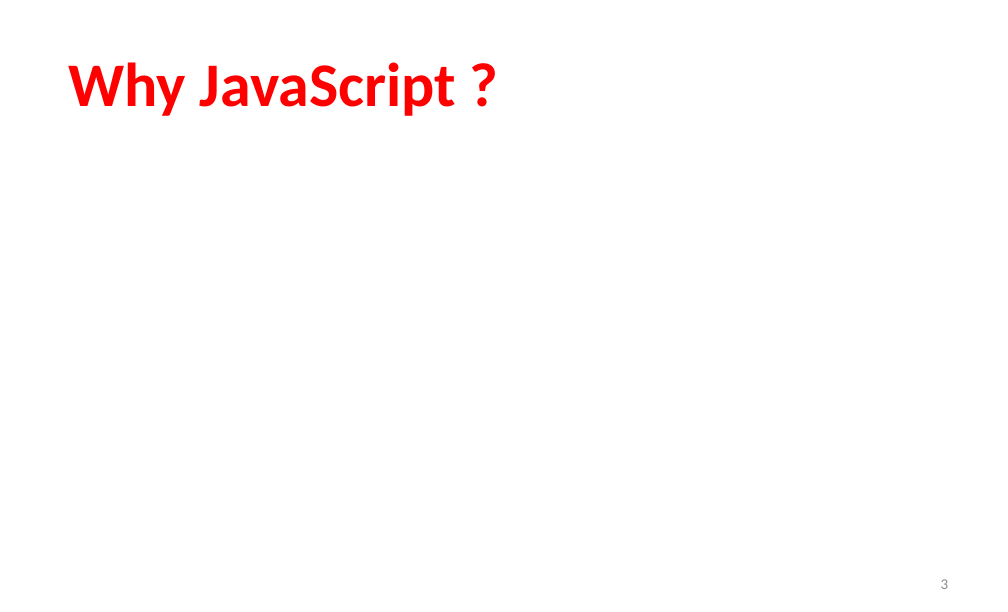
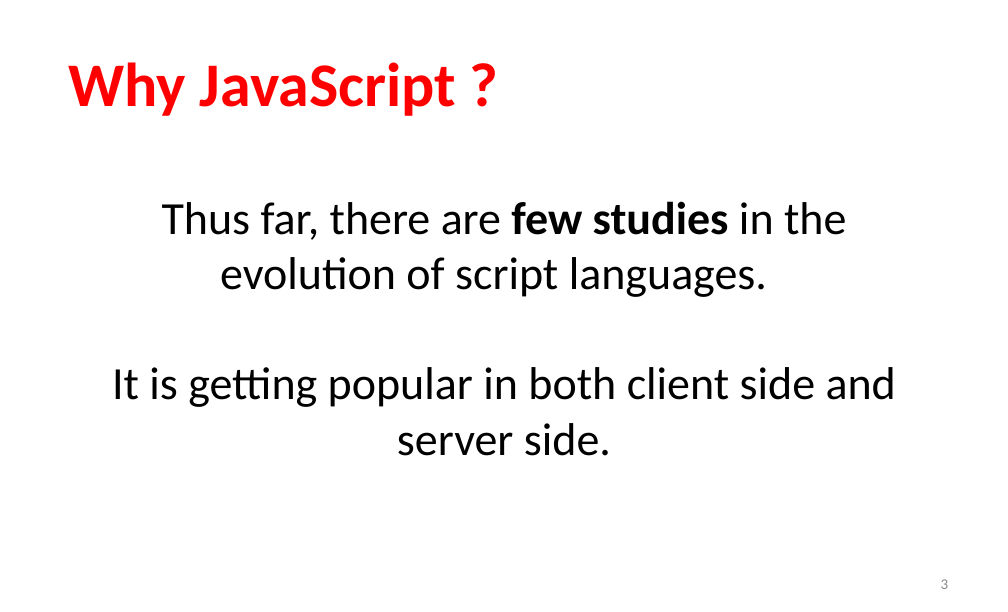
Before and after one commit to sshishe/js-evolution, a slide deck: slide 3 of presentation.pptx. Drawn at 1008x612 pixels with LibreOffice and Linux fonts; fonts in the diff are those of the drawing. Boxes give left, top, right and bottom in pixels: in the first picture for what was removed or moved away, otherwise in the second. Text is boxed around its words. In the diff, an @@ line names an element or a change of style, - is before the commit and + after.

```diff
--- a/presentation.pptx
+++ b/presentation.pptx
@@ text added at (112, 201, 896, 456), 46 pt, text #000000 @@
+Thus far, there are few studies in the evolution of script languages.
+It is getting popular in both client side and server side.
```
Also in this commit, not shown: 1 other slide changed.
